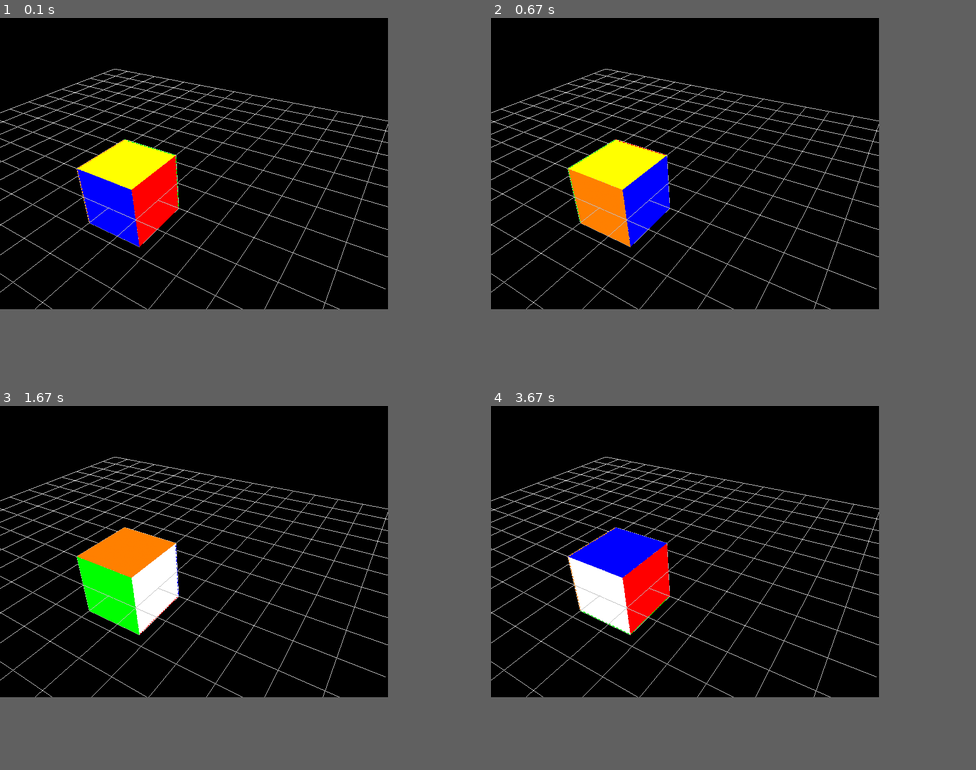
Above: before the commit, frames 1-4 (two rows, left to right).
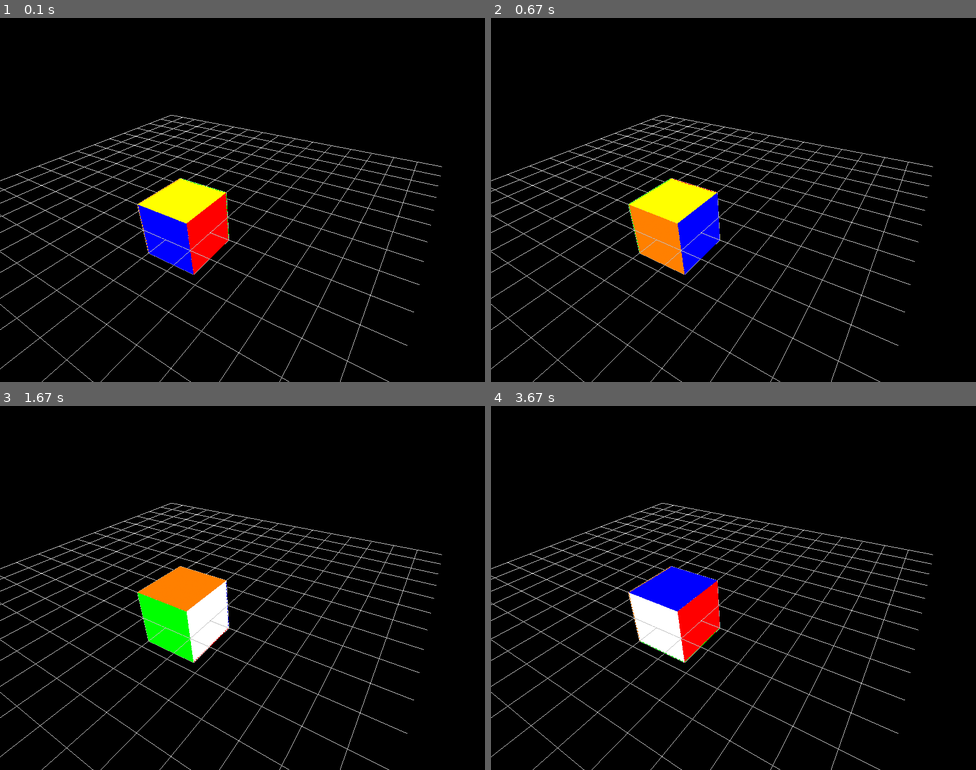
Above: after the commit, the same moments.

Repository: ogu83/pyrubicscube
Game: pygame game, started from pyrubicscube.py
Two runs of this game, one before a commit and one after it. Both use one fixed random seed, a clock stepped at 60 frames per second and the inputs below.
Inputs (mouse positions are in pixels of both pictures, inside the frame that each line leads up to):
- Up to frame 1 (0.1 s): no input
- Up to frame 2 (0.67 s): hold Right from 0.33 s (still down); move the mouse to (714, 214) at 0.37 s
- Up to frame 3 (1.67 s): release Right at 0.8 s; hold Up 0.83-1.3 s; move the mouse to (126, 591) at 0.87 s; hold Right from 1.33 s (still down); move the mouse to (315, 460) at 1.37 s
- Up to frame 4 (3.67 s): release Right at 1.8 s; hold Left 1.83-2.37 s; move the mouse to (743, 464) at 1.87 s; hold Down 2.4-2.87 s; move the mouse to (738, 624) at 2.43 s; hold Left 2.9-3.37 s; move the mouse to (859, 646) at 2.93 s; hold Up from 3.4 s (still down); move the mouse to (859, 555) at 3.43 s
In our replay, the window is 640x480 before the commit and 800x600 after it. These sizes can differ from the game's own. Grey fills any space a smaller window leaves; there, only what the larger window draws over its background counts as a difference.

The runs differ from the first frame. In frame 1, 11% of the frame differs, in the area x 0-92%, y 14-100%; in frame 2, 11%; in frame 3, 11%; in frame 4, 11%.

Commit message:
Camera Moves

Diff:
--- a/Simulation3.py
+++ b/Simulation3.py
@@ -6,8 +6,18 @@
 from OpenGL_Geometry import *
 from OpenGL_Colors import *
 
+LEFT = 1
+RIGHT = 3
+
 class Simulation3:
-    def __init__(self, win_width = 640, win_height = 480):
+
+    left_click_on = False
+    right_click_on = False
+
+    last_mouse_pos = (0,0)
+    mouse_sensitivity = 50
+
+    def __init__(self, win_width = 800, win_height = 600):
         self.win_width = win_width
         self.win_height = win_height
 
@@ -18,21 +28,19 @@
         pygame.display.set_mode(display, DOUBLEBUF|OPENGL)
         glEnable(GL_DEPTH_TEST)
 
-        gluPerspective(45, (display[0]/display[1]), 0.1, 100)
+        gluPerspective(60, (self.win_width/self.win_height), 0.1, 100)
         glRotatef(45, 0.5, -0.5, -0.125)
-        glTranslatef(-25, -25, -25)
+        glTranslatef(-25,-25,-25)
 
         cube = Cube3D(4)
         grid = Grid3D(4, 64, 64)
 
         while True:
-
             for event in pygame.event.get():
                 if event.type == pygame.QUIT:
                     pygame.quit()
                     quit()
-
-                if event.type == pygame.KEYDOWN:
+                elif event.type == pygame.KEYDOWN:
                     if (event.key == pygame.K_LEFT):
                         cube.animated_rotateY(-90)
                     if (event.key == pygame.K_RIGHT):
@@ -41,6 +49,29 @@
                         cube.animated_rotateX(-90)
                     if (event.key == pygame.K_DOWN):
                         cube.animated_rotateX(90)
+                elif event.type == pygame.MOUSEMOTION:
+                    if (self.left_click_on):
+                        cam_x = (event.pos[0] - self.last_mouse_pos[0])/self.mouse_sensitivity
+                        cam_y = (event.pos[1] - self.last_mouse_pos[1])/self.mouse_sensitivity
+                        glTranslatef(cam_x, 0, cam_y)
+                        self.last_mouse_pos = event.pos
+                    elif (self.right_click_on):
+                        cam_y = -(event.pos[0] - self.last_mouse_pos[0])/self.mouse_sensitivity
+                        cam_z = (event.pos[1] - self.last_mouse_pos[1])/self.mouse_sensitivity
+                        glTranslatef(0, cam_y, cam_z)
+                        self.last_mouse_pos = event.pos
+                elif event.type == pygame.MOUSEBUTTONDOWN and event.button == LEFT:
+                    self.left_click_on = True
+                    self.last_mouse_pos = event.pos
+                elif event.type == pygame.MOUSEBUTTONUP and event.button == LEFT:
+                    self.left_click_on = False
+                    self.last_mouse_pos = (0,0)
+                elif event.type == pygame.MOUSEBUTTONDOWN and event.button == RIGHT:
+                    self.right_click_on = True
+                    self.last_mouse_pos = event.pos
+                elif event.type == pygame.MOUSEBUTTONUP and event.button == RIGHT:
+                    self.right_click_on = False
+                    self.last_mouse_pos = (0,0)
 
             glClear(GL_COLOR_BUFFER_BIT|GL_DEPTH_BUFFER_BIT)
 
